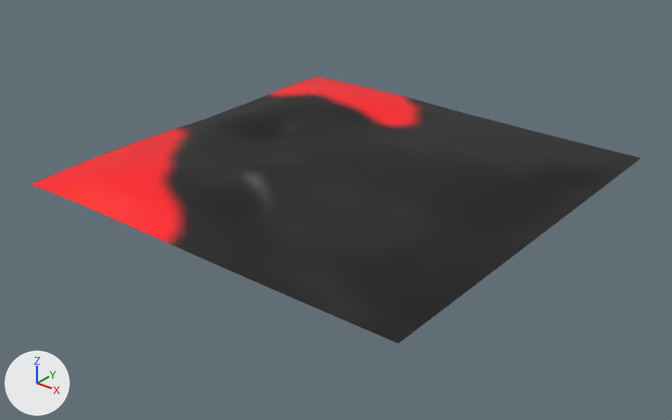
The glTF model src/models/ground.gltf as it was, and as the next commit left it.
One viewpoint serves both versions: a 50 mm camera at (462.0, -592.0, 326.0) aimed at (2.0, -17.0, -30.0). The axes (+X, +Y, +Z) are drawn at lower left. The lights are the same throughout. Where no turn or scale is listed for an object, it has been applied to the vertices.

The older version as bpy lines, for what is in view:
```python
me_mesh = bpy.data.meshes.new('Mesh')
me_mesh.from_pydata(...)  # 2601 vertices, 5000 faces; spans x -191.0..190.0, y -191.0..191.0, z -2.0..6.0
me_mesh.materials.append(mat_defaultmaterial)
ob_environnement = bpy.data.objects.new('Environnement', me_mesh)
ob_environnement.location = (-0.5, 0.0, 0.0)
```
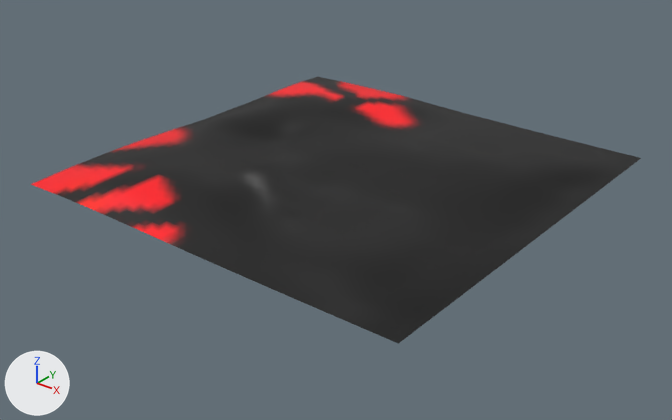
What differs and where, as boxes (x1, y1, x2, y2) in the pictures (672 x 420 px):
part 1 of me_mesh, recoloured: (47, 81, 415, 235) in both
part 2 of me_mesh, recoloured (red to black): (59, 77, 432, 229) in both
part 3 of me_mesh, recoloured: (71, 81, 422, 233) in both

What changed in the scene script:
```text
Change me_mesh:
    where me_mesh.from_pydata(...)  # 2601 vertices, 5000 faces; spans x -191.0..190.0, y -191.0..191.0, z -2.0..6.0
    used by ob_environnement; location = (-0.5, 0.0, 0.0)
    me_mesh part 1: 238 faces centred in x -189.0..-18.0, y -188.0..188.0, z 2.0..5.0 are repainted in the vertex colours; the middle colour goes from red #ff0015 to red #d90012
    me_mesh part 2: 349 faces centred in x -189.0..-3.0, y -188.0..188.0, z 1.0..6.0 are repainted in the vertex colours; the middle colour goes from red #ff0015 to black #000000
    me_mesh part 3: 152 faces centred in x -189.0..-10.0, y -188.0..188.0, z 2.0..5.0 are repainted in the vertex colours; the middle colour goes from red #ff0015 to black #2b0004
```
